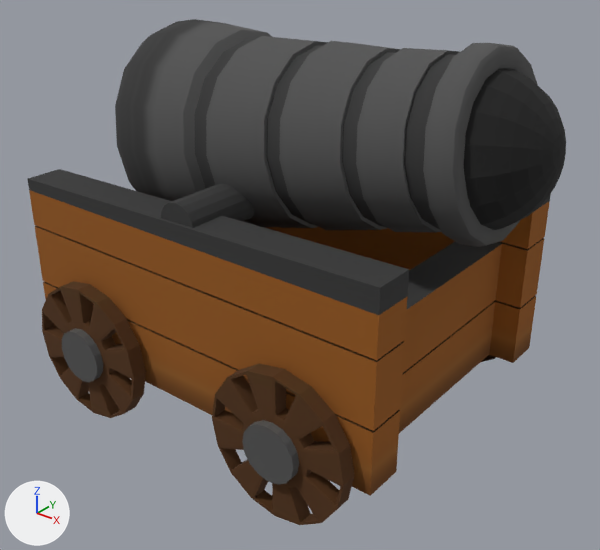
Renders of the glTF model Assets/Blender/ItensIlhaPirata/Canhao.glb from each side of a commit.
Both versions are drawn from a camera (50 mm lens) standing at (2.29, -2.75, 2.33) and looking at (0.17, -0.11, 0.69). Lighting does not change. The marker at lower left points along +X, +Y and +Z. Vertices at the same position are counted once.

Names of what the first picture shows: 'Canhao'.
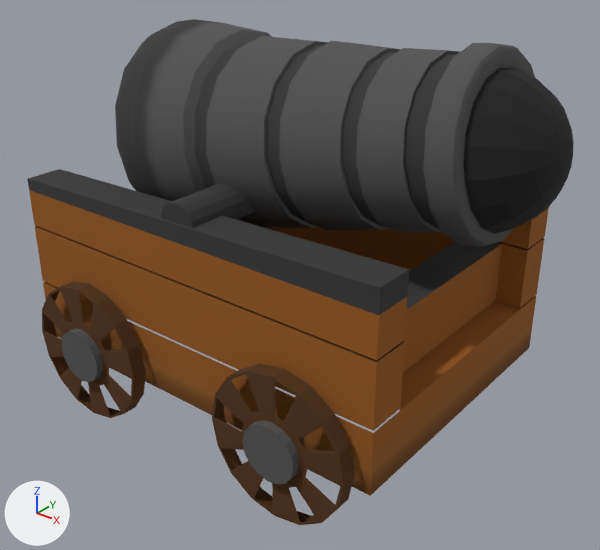
Changed parts and their boxes [x1, y1, x2, y2] in the pictures (600 x 550 px):
'Canhao', reshaped: before [28, 19, 566, 525]; after [28, 19, 574, 525]
part 1 of me_canhao, rebuilt: before [464, 69, 566, 230]; after [465, 68, 574, 234]
part 2 of me_canhao, deleted (brown): before [399, 300, 497, 433]
part 3 of me_canhao, cut back: before [43, 212, 536, 522]; after [44, 282, 520, 496]

The edits, one by one:
me_canhao is used by ob_canhao; location (0.0, 0.0, 0.0).
me_canhao had 1346 vertices, 2486 faces and spanned x -0.97..1.24, y -0.83..0.82, z -0.01..1.78.
me_canhao now has 1075 vertices, 1894 faces and spans x -0.97..1.27, y -0.83..0.82, z -0.01..1.78.
me_canhao part 1: the loose piece of 242 vertices spanning x 0.63..1.24, y -0.31..0.31, z 1.09..1.7 is rebuilt with 113 vertices and now spans x 0.98..1.27, y -0.3..0.3, z 1.11..1.7.
me_canhao part 2: the loose piece of 8 vertices spanning x 0.67..0.85, y -0.64..0.64, z 0.24..0.52 is deleted.
Part 3, on me_canhao:
135 vertices are removed from x -0.97..0.97, y -0.72..0.72, z 0.01..0.64.
304 faces are deleted.
9 vertices are added at x -0.97..0.97, y -0.69..0.51, z 0.24..0.52.
8 new faces join them.
